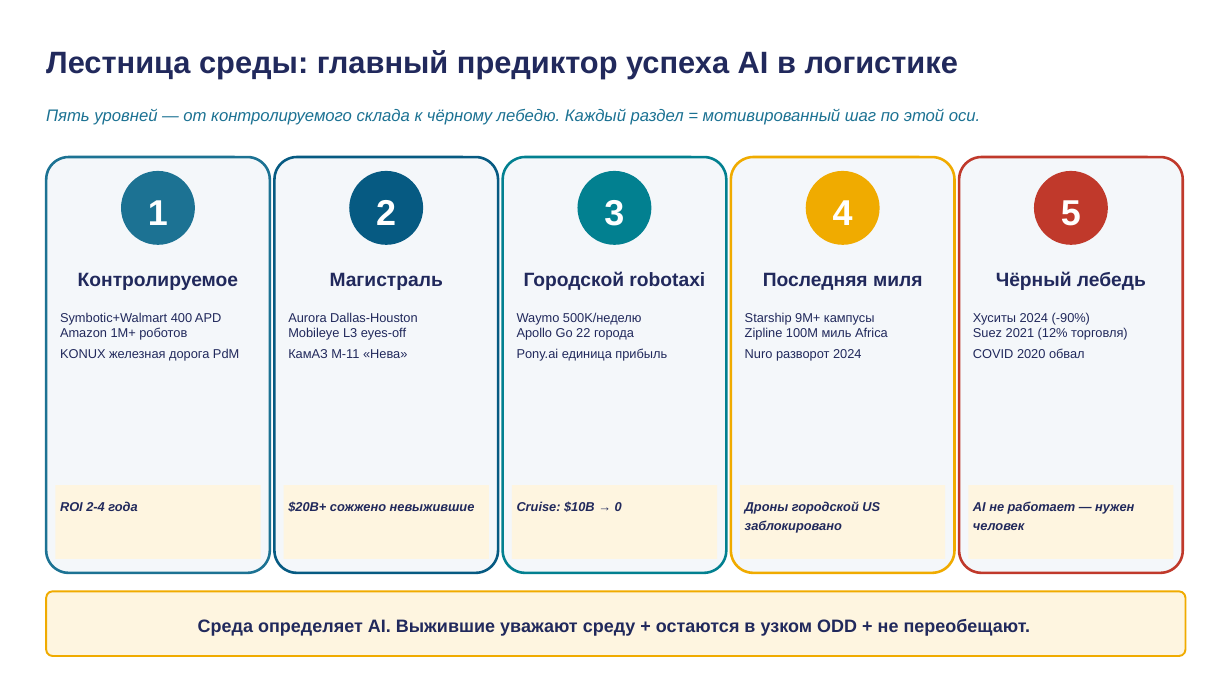
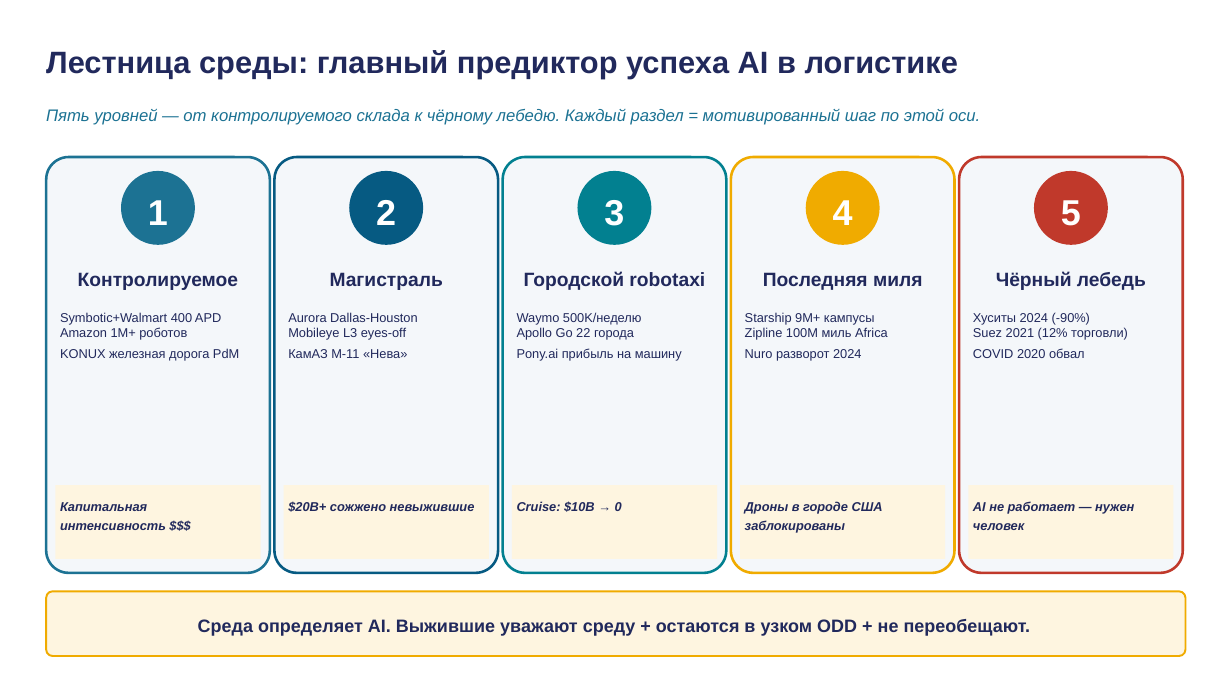
Before and after one commit to tellina-study/AI-usage-lessons, a slide deck: slide 5 of library/lectures/lec-13/rendered/lec-13.pptx. Drawn at 1232x693 pixels with LibreOffice and Linux fonts; fonts in the diff are those of the drawing. Boxes give left, top, right and bottom in pixels: in the first picture for what was removed or moved away, otherwise in the second. Text is boxed around its words. In the diff, an @@ line names an element or a change of style, - is before the commit and + after.

```diff
--- a/library/lectures/lec-13/rendered/lec-13.pptx
+++ b/library/lectures/lec-13/rendered/lec-13.pptx
@@ text at (x1=517, y1=312, x2=682, y2=361): text changed @@
-Waymo 500K/неделю
-Apollo Go 22 города
-Pony.ai единица прибыль
+Waymo 500K/неделю
+Apollo Go 22 города
+Pony.ai прибыль на машину
@@ text at (x1=973, y1=312, x2=1128, y2=358): text changed @@
-Хуситы 2024 (-90%)
-Suez 2021 (12% торговля)
-COVID 2020 обвал
+Хуситы 2024 (-90%)
+Suez 2021 (12% торговли)
+COVID 2020 обвал
@@ text at (x1=60, y1=502, x2=166, y2=530): text changed @@
-ROI 2-4 года
+Капитальная интенсивность $$$
@@ text at (x1=745, y1=501, x2=883, y2=533): text changed @@
-Дроны городской US заблокировано
+Дроны в городе США заблокированы
```
Also in this commit, not shown: 8 other slides changed, 3 other files.
